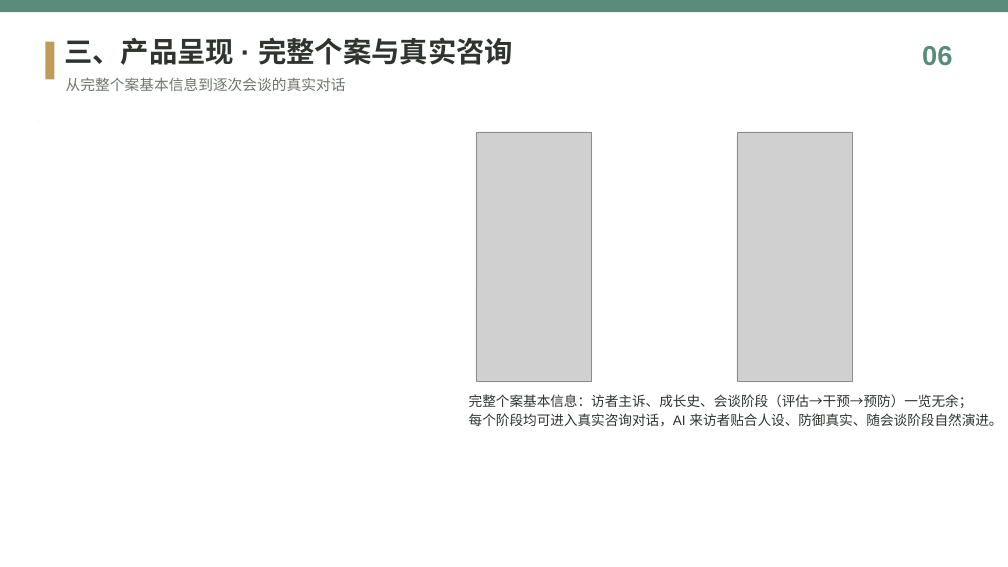
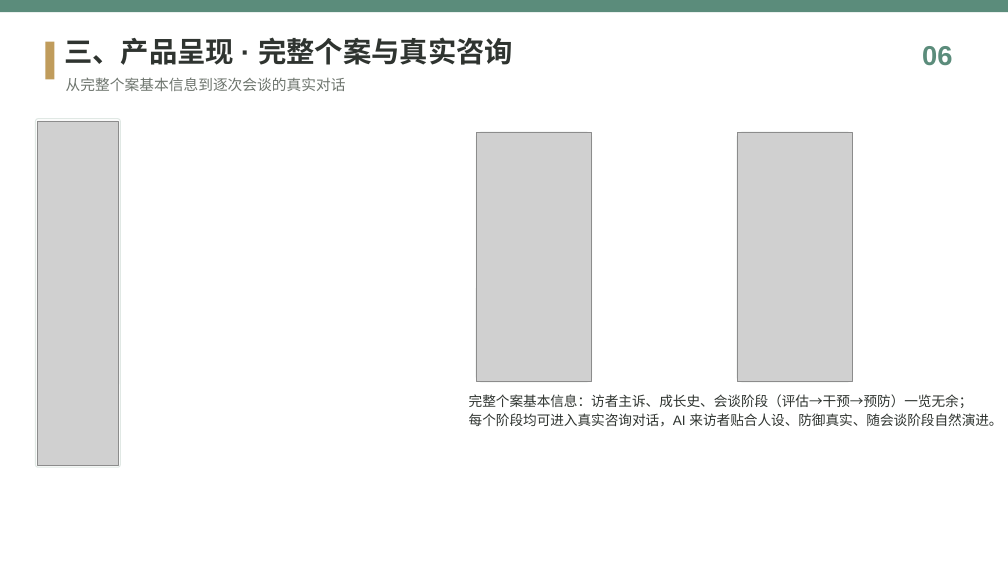
Before and after one commit to 7xlnn/-1, a slide deck: slide 6 of assets/知愈心理_产品介绍.pptx. Drawn at 1008x567 pixels with LibreOffice and Linux fonts; fonts in the diff are those of the drawing; grey boxes stand for pictures; background and template pictures are left out. Boxes give left, top, right and bottom in pixels: in the first picture for what was removed or moved away, otherwise in the second. Text is boxed around its words. In the diff, an @@ line names an element or a change of style, - is before the commit and + after.

```diff
--- a/assets/知愈心理_产品介绍.pptx
+++ b/assets/知愈心理_产品介绍.pptx
@@ rounded rectangle: place and size @@
-rounded rectangle at <box>38,121,38,121</box>
+rounded rectangle at <box>36,119,120,467</box>
@@ picture added at <box>38,121,118,465</box> @@
```
Also in this commit, not shown: 7 other slides changed.
